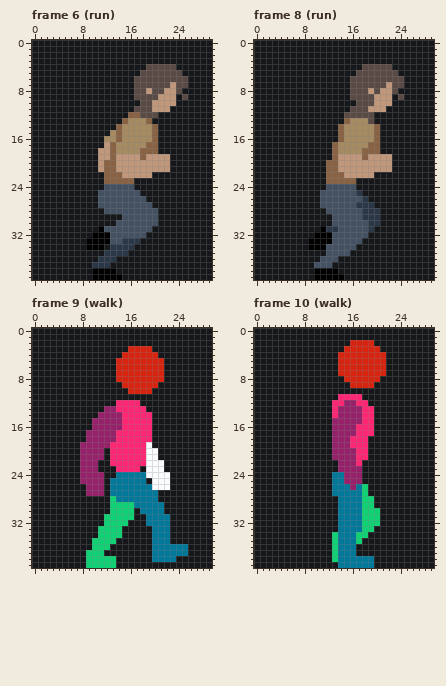
Two states of a pixel-art file, 8.Asset/2D/texture_player.ase. Above is the file before it was changed.
30x40 pixels, 12 frames. Shown: frame 6 (run), frame 8 (run), frame 9 (walk), frame 10 (walk). The commit also changed other frames, which this record leaves out.
After:
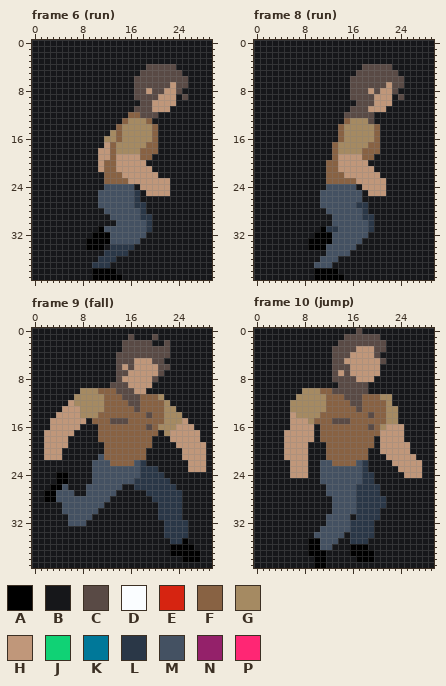
Palette (. is transparent): A #000000  B #16171a  C #594a45  D #fafdff  E #d62411  F #886243  G #a58a62  H #c0977a  J #10d275  K #007899  L #2a3747  M #445162  N #94216a  P #ff2674
Commit message: update player animations, add jump/fall
The edit:
layer "front_leg" added
layer "back_arm" added
layer "body #2" added
layer "posing" removed
Changed rows in their new state; - is an unchanged pixel.
Frame 6 (run), layers "front_arm", "body":
first column x 13:
19 ------FBBB
20 ------BBBB
21 -------BBB
22 -------H--
23 ---HHHHHHH
24 -----HHHHH
25 ----L-HHHH
26 ----LB----
27 ----LLB---
28 -----LBB--
29 MM---LLB--
30 ------LB--
31 ------L---
33 --MMM-----
Frame 8 (run), layers "front_arm", "body":
first column x 17:
19 --FBBB
20 --BBBB
21 ---BBB
22 ---H--
23 HHHHH-
24 -HHHH-
25 M-HHH-
26 -B----
27 --B---
28 --BB--
29 ---B--
30 ---B--
Frame 9 (fall):
first column x 2:
 1 --------------C---C--------
 2 -------------CCCCC--C------
 3 -------------CCCCCCCC------
 4 ------------CCCCCCCCC------
 5 ------------CCCHHHCC-------
 6 ------------CHCHHHHCC------
 7 ------------CCHHHHHC-------
 8 ------------CHHHHHCB-------
 9 -----------CCCHHHHB--------
10 ------GGGFFFCCCHHB---------
11 -----GGGGGFFFCCCFFFG-------
12 ----HGGGGGFFFFCCFFFFG------
13 ---HHHGGGGFFFFFCFFFFGG-----
14 --HHHHGGGFFFFFFFFCFFGGG----
15 -HHHHHH-FFFCCCFFFFFFGGGH---
16 -HHHHH--BFFFFFFFFCFGGGHHH--
17 HHHHH--BBFFFFFFFFFF-GHHHHH-
18 HHHH---BBFFFFFFFFF---HHHHH-
19 HHHH--BBBBFFFFFFFF----HHHHH
20 HHH---BBBBFFFFFFFBB----HHHH
21 HHH---BBBMFFFFFFFBB----HHHH
22 ------BBMMMFFFFMLBBB----HHH
23 ------BBMMMMMMMMLLLB----HHH
24 --AA--BBMMMMMMMMLLLLB------
25 --AA--BBMMMMMMMLLLLLL------
26 -AAM---MMMMMMBBLLLLLLL-----
27 AAMMM--MMMMMBBBBBLLLLLL----
28 AAMMMMMMMMMBBBBBBBLLLLL----
29 ---MMMMMMM-BBBBBBBBLLLL----
30 ---MMMMMM--BBBB-BBBLLLL----
31 ----MMMM--BBBBB--BBLLLL----
32 ----MMM---BBBB---BBBLLLL---
33 ---------BBBB-----BBLLLL---
34 ---------BBBB-----BBLLLL---
35 --------BBBB------BBBLLA---
36 --------BBB-------BBBAAAA--
37 -------BBB--------BBBAAAAA-
38 -------BBBBB------BBBB-AAA-
39 -------BBBBB---------------
Frame 10 (jump):
first column x 5:
 0 ------------C----------
 1 ----------CCCCCC-------
 2 ---------CCCCCCCC------
 3 --------CCCCHHHCC------
 4 --------CCCHHHHCB------
 5 --------CCHHHHHHC------
 6 --------CCCHHHHHB------
 7 --------CHCHHHHHB------
 8 --------CCCCHHHB-------
 9 ---------CCCCCB--------
10 ---GGGFFCCCCCC---------
11 --GGGGGFFFCCCFFFGG-----
12 -GGGGGGFFFFCCFFFFG-----
13 -GGGGGGFFFFFCFFFFGG----
14 -HGGGGFFFFFFFFCFFGG----
15 -HHHGFFFCCCFFFFFFGG----
16 -HHHH-FFFFFFFFCFGHHH---
17 HHHHH-FFFFFFFFFFHHHH---
18 HHHHH-FFFFFFFFF-HHHH---
19 HHHH---FFFFFFFF-HHHHH--
20 HHHH---FFFFFFF--HHHHH--
21 HHHH---FFFFFFF---HHHHH-
22 -HHH--MMFFFFML----HHHHH
23 -HHH--MMMMMMML-----HHHH
24 -HHH--MMMMMMMLL-----HHH
25 ------MMMMMMMLL--------
26 -------MMMMMLLLL-------
27 -------MMMMMLLLL-------
28 --------MMMMLLLLL------
29 --------MMMMLLLLL------
30 --------MMMMLLLL-------
31 -------MMMMBLLLL-------
32 -------MMMMLLLLB-------
33 ------MMMMMLLLL--------
34 -----MMMMMBLLLL--------
35 ----AAMMMBBLLL---------
36 ----AAMMBBBAAA---------
37 ----AAA-BBBAAAA--------
38 -----AA-BBBBAAA--------
39 -----AA--BBBBBB--------
Where, in picture pixels (left, top, right, bottom), the same in both pictures:
changed: (110, 154, 170, 244)
changed: (356, 154, 392, 226)
changed: (44, 334, 206, 568)
changed: (284, 328, 422, 568)
